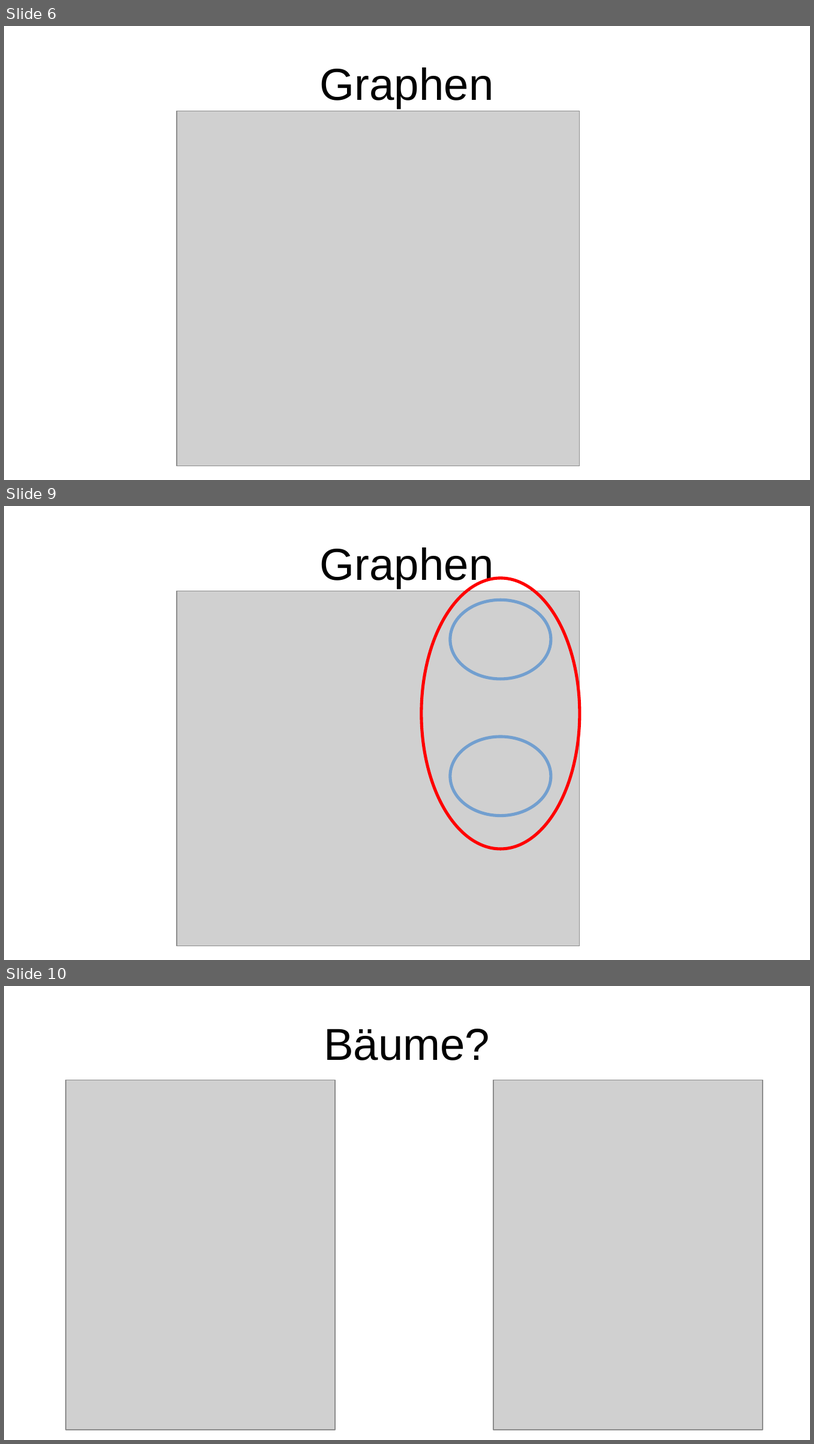
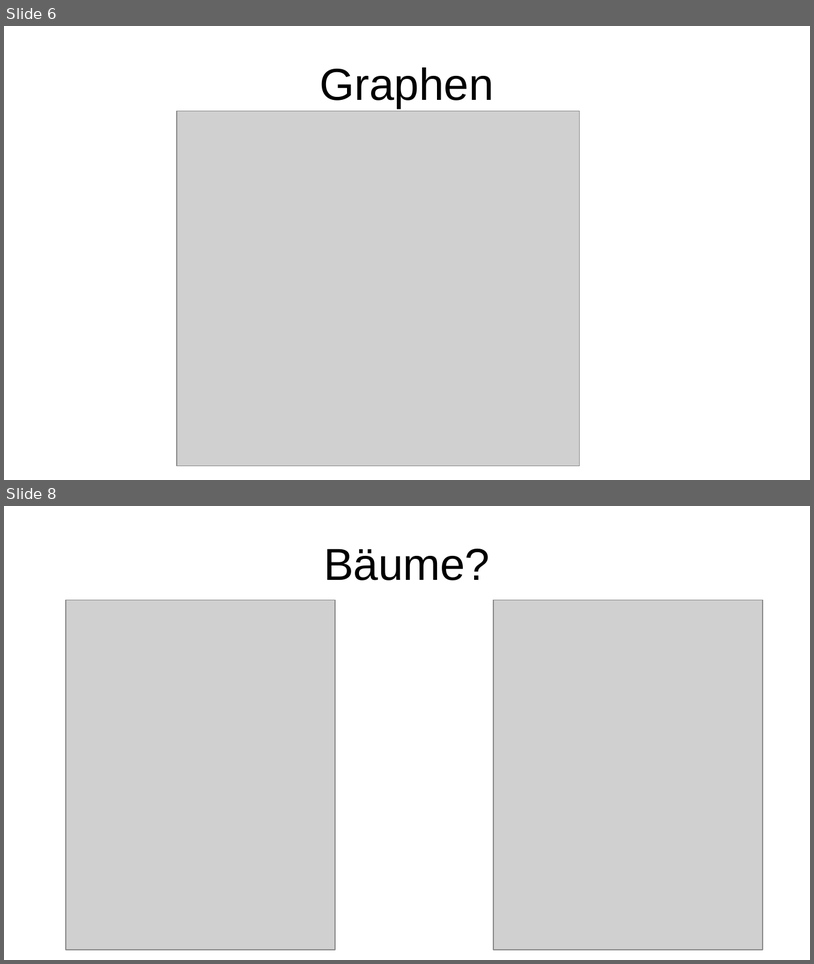
Before and after one commit to HeIIow2/physik_schaltkreise, a slide deck: präsentation/präsentation.odp. Shown one above the other, each under a label of ours: slides 6, 9 and 10 before the commit, slides 6 and 8 after it; the slides between them are not shown. The pictures are 814x1444 and 814x964 pixels, drawn with LibreOffice and Linux fonts; fonts in the diff are those of the drawing; grey boxes stand for pictures. Boxes give left, top, right and bottom in pixels: in the first picture for what was removed or moved away, otherwise in the second. Text is boxed around its words. In the diff, an @@ line names an element or a change of style, - is before the commit and + after.

```diff
--- a/präsentation/präsentation.odp
+++ b/präsentation/präsentation.odp
@@ slide 9 removed at (4, 506, 810, 960), background #FFFFFF @@
@@ title removed at (320, 547, 494, 588) @@
-Graphen
@@ picture removed at (177, 591, 580, 946) @@
@@ ellipse removed at (422, 578, 581, 849) @@
@@ ellipse removed at (450, 600, 551, 679) @@
@@ ellipse removed at (450, 736, 551, 816) @@
@@ what was slide 10 is now slide 8 @@
```
Also in this commit, not shown: 4 slides changed, 2 slides added, 6 other slides removed.
